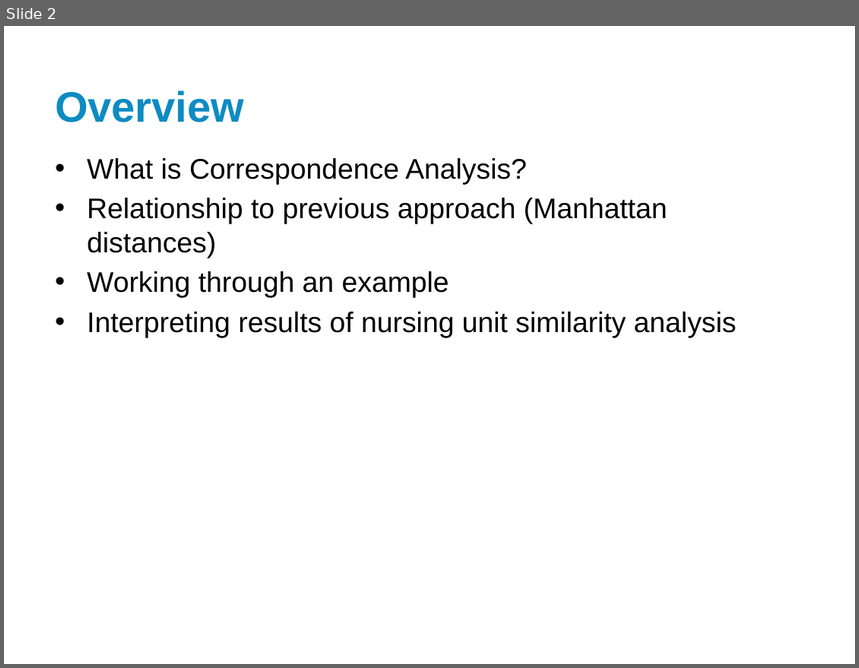
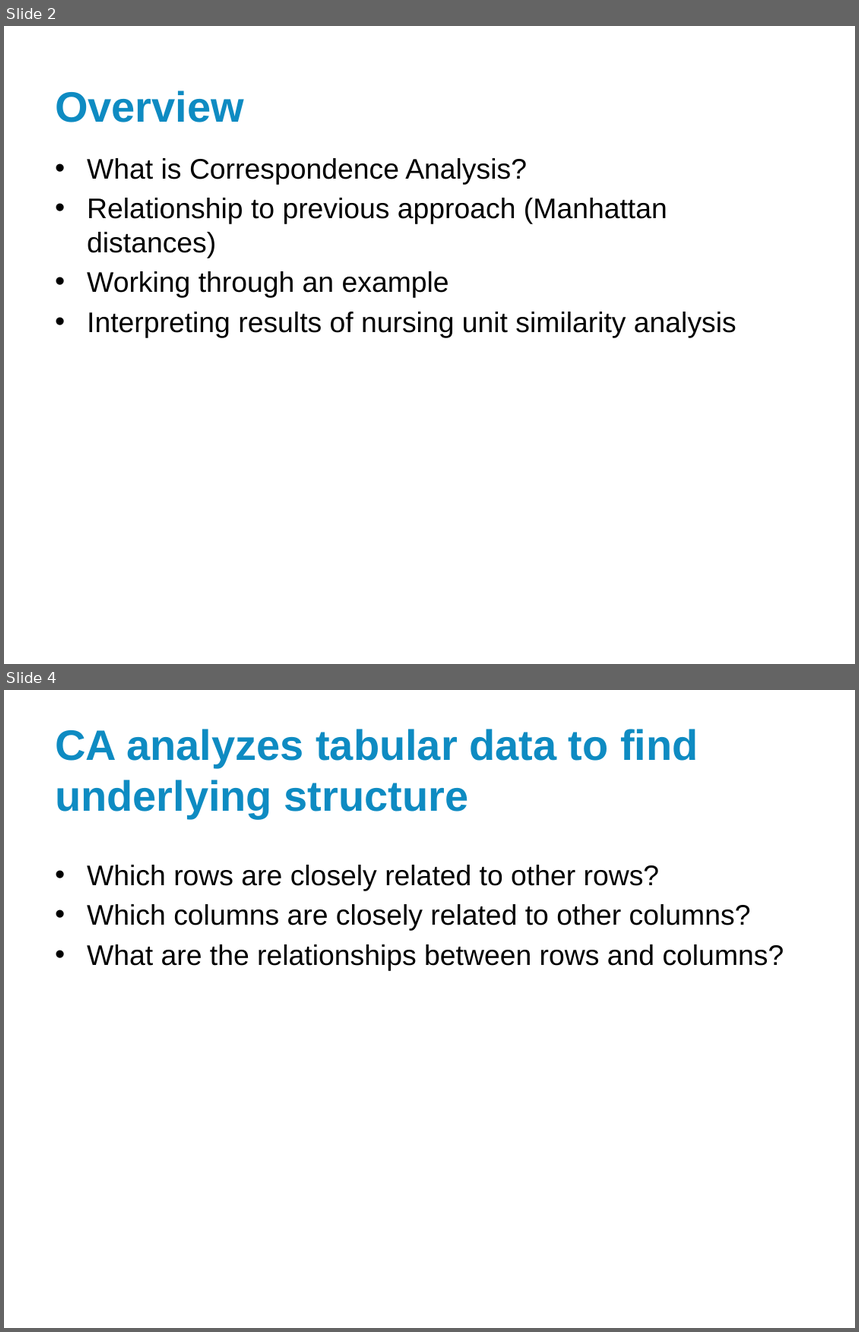
Before and after one commit to nayefahmad/2017.09.21-Exploring-correspondence-analysis, a slide deck: results/2017-09-22_Correspondence-analysis-for-nursing-unit-similarity.pptx. Shown one above the other, each under a label of ours: slide 2 before the commit, slides 2 and 4 after it; the slides between them are not shown. The pictures are 859x668 and 859x1332 pixels, drawn with LibreOffice and Linux fonts; fonts in the diff are those of the drawing; background and template pictures are left out. Boxes give left, top, right and bottom in pixels: in the first picture for what was removed or moved away, otherwise in the second. Text is boxed around its words. In the diff, an @@ line names an element or a change of style, - is before the commit and + after.

Commit message:
slide 1-5

```diff
--- a/results/2017-09-22_Correspondence-analysis-for-nursing-unit-similarity.pptx
+++ b/results/2017-09-22_Correspondence-analysis-for-nursing-unit-similarity.pptx
@@ slide 4 added at [4, 690, 855, 1328], background #FFFFFF @@
@@ title added at [55, 729, 698, 818], 36 pt, text #0E8BC2, bold @@
+CA analyzes tabular data to find underlying structure
@@ text added at [87, 865, 785, 970], 24 pt, text #000000 @@
+• Which rows are closely related to other rows?
+• Which columns are closely related to other columns?
+• What are the relationships between rows and columns?
```
Also in this commit, not shown: 1 slide changed, 1 slide removed.
